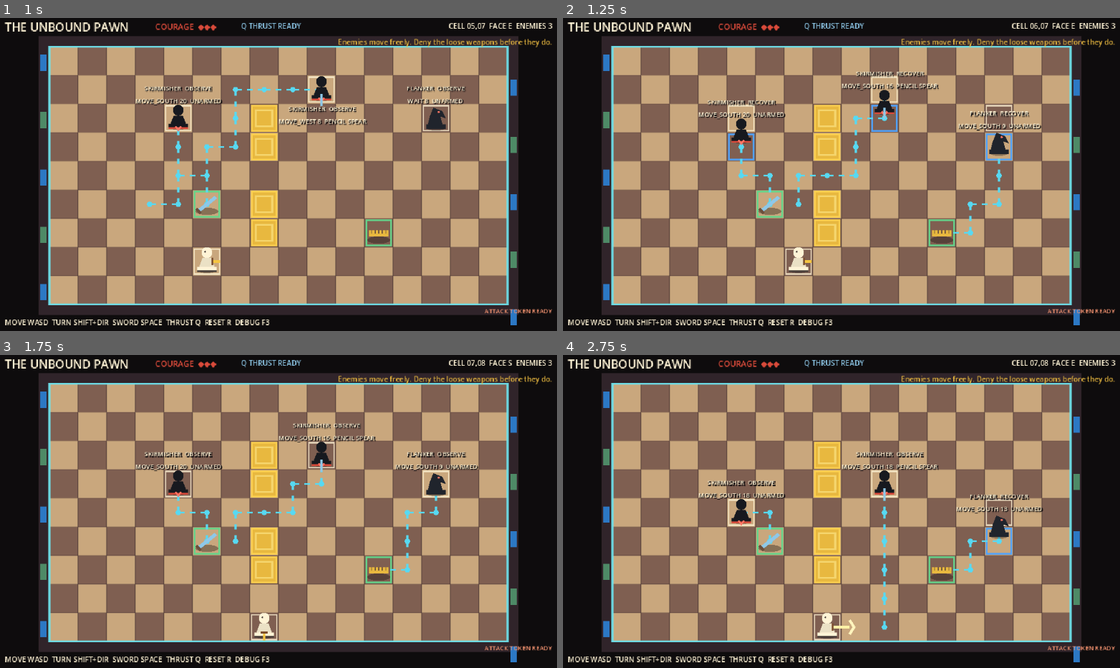
Above: before the commit, frames 1-4 (two rows, left to right).
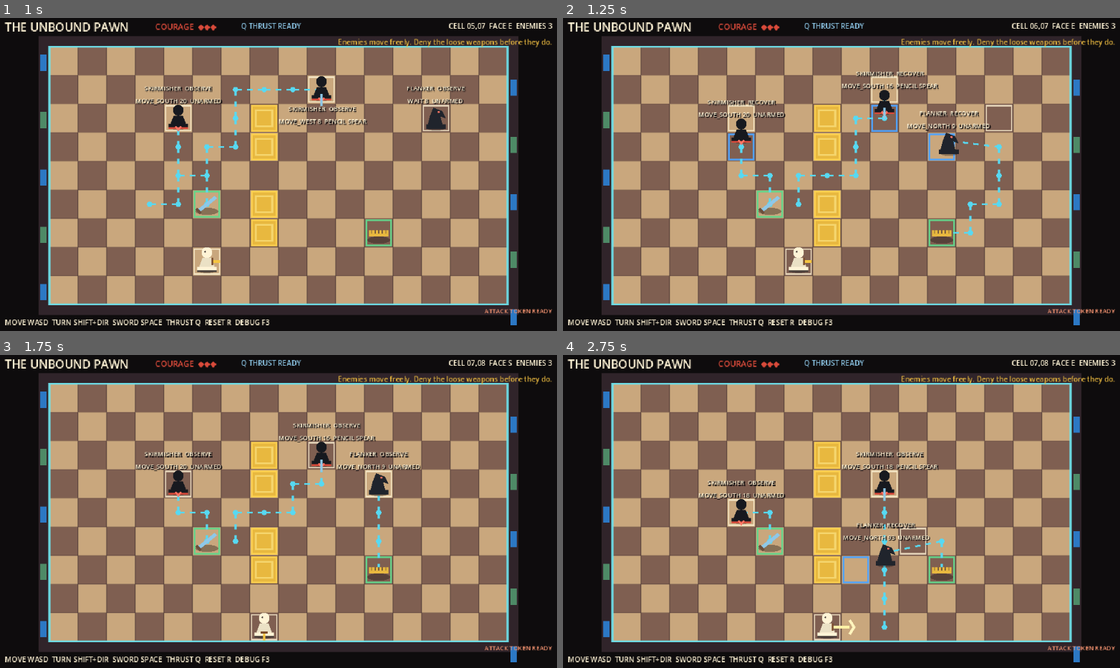
Above: after the commit, the same moments.

Repository: ThachCoder2k2/2d-hess-game-rpg
Game: Godot game, scene res://scenes/main.tscn
The game is run twice, just before and just after one commit, with the same random seed, the same clock (stepped at 60 frames per second) and the same inputs.
Inputs:
- Up to frame 1 (1 s): hold D (move_right) from 0.53 s (still down); tap Space (attack) at 0.6 s
- Up to frame 2 (1.25 s): keep holding D (move_right)
- Up to frame 3 (1.75 s): release D (move_right) at 1.28 s; hold S (move_down) from 1.28 s (still down); tap Space (attack) at 1.35 s
- Up to frame 4 (2.75 s): release S (move_down) at 2.03 s; hold D (move_right) from 2.03 s (still down); hold Shift (turn_mode) from 2.03 s (still down); tap Space (attack) at 2.3 s

Frame 1 is identical in both runs. In frame 2, 1.2% of the frame differs, in the area x 61-86%, y 29-46%; in frame 3, 1.4%; in frame 4, 1.6%, in the area x 50-87%, y 44-73%.

Commit message:
Fix knight L-shaped movement

Diff:
--- a/resources/movement/knight_standard.tres
+++ b/resources/movement/knight_standard.tres
@@ -9,3 +9,4 @@
 preferred_distance = 3
 path_memory_size = 6
 goal_commitment_decisions = 2
+allowed_directions = Array[Vector2i]([Vector2i(-2, -1), Vector2i(-2, 1), Vector2i(2, -1), Vector2i(2, 1), Vector2i(-1, -2), Vector2i(-1, 2), Vector2i(1, -2), Vector2i(1, 2)])
--- a/scripts/actors/free_enemy.gd
+++ b/scripts/actors/free_enemy.gd
@@ -68,6 +68,12 @@
 	recent_cells = [current_cell]
 	queue_redraw()
 	_update_debug_label()
+
+
+func setup(world: GridWorld, start_cell: Vector2i) -> bool:
+	_ensure_ai_data()
+	_ensure_step_tracking()
+	return super(world, start_cell)
 
 
 func set_debug_enabled(value: bool) -> void:
--- /dev/null
+++ b/tests/component_knight_movement_runtime_test.gd
@@ -0,0 +1,33 @@
+extends SceneTree
+
+
+func _init() -> void:
+	call_deferred("_run")
+
+
+func _run() -> void:
+	var world := GridWorld.new()
+	root.add_child(world)
+	var scene := load("res://scenes/actors/enemy_base.tscn") as PackedScene
+	var enemy := scene.instantiate() as EnemyActor
+	enemy.definition = load("res://resources/enemies/knight_tracker.tres") as EnemyDefinition
+	root.add_child(enemy)
+	var setup_ok := enemy.setup(world, Vector2i(5, 5))
+	var legal_moves := enemy.get_cardinal_move_options()
+	var expected_destination := Vector2i(7, 6)
+	var adjacent_destination := Vector2i(6, 5)
+	var step_ok := enemy.try_step(Vector2i(2, 1))
+	await enemy.step_finished
+	var succeeded := (
+		setup_ok
+		and expected_destination in legal_moves
+		and adjacent_destination not in legal_moves
+		and step_ok
+		and enemy.current_cell == expected_destination
+		and not enemy.is_moving
+		and world.actor_at(expected_destination) == enemy
+		and world.get_reservation_cells().is_empty()
+		and enemy.position == world.cell_to_world(expected_destination).round()
+	)
+	print("COMPONENT KNIGHT MOVEMENT TEST: %s" % ["PASS" if succeeded else "FAIL"])
+	quit(0 if succeeded else 1)
--- a/tests/run_tests.gd
+++ b/tests/run_tests.gd
@@ -78,6 +78,8 @@
 	_expect(Vector2i(10, 5) in knight.get_unarmed_attack_cells(), "knight includes a legal L-shaped target")
 	_expect(knight.definition != null and knight.definition.id == &"knight_tracker", "knight loads its editor definition")
 	_expect(knight.definition.validate().is_empty() and knight.archetype.role == &"flanker", "knight definition configures a valid flanker")
+	_expect(knight.definition.movement.allowed_directions.size() == 8, "knight movement config exposes eight L-shaped offsets")
+	_expect(Vector2i(2, 1) in knight.definition.movement.allowed_directions and Vector2i.RIGHT not in knight.definition.movement.allowed_directions, "knight movement config does not fall back to one-cell cardinal steps")
 
 	var armed_definition := load("res://resources/enemies/pawn_armed.tres") as EnemyDefinition
 	_expect(armed_definition.validate().is_empty(), "armed Pawn definition has no missing configuration")
@@ -171,6 +173,13 @@
 	var move_options := free_mover.get_cardinal_move_options()
 	_expect(move_options.size() == 4, "free-moving enemy generates four cardinal destinations")
 	_expect(Vector2i(12, 4) in move_options and Vector2i(13, 5) in move_options, "cardinal movement includes vertical and horizontal cells")
+	var knight_move_world := GridWorld.new()
+	root.add_child(knight_move_world)
+	var knight_mover := KnightEnemy.new()
+	root.add_child(knight_mover)
+	_expect(knight_mover.setup(knight_move_world, Vector2i(8, 4)), "knight mover registers")
+	var knight_move_options := knight_mover.get_cardinal_move_options()
+	_expect(Vector2i(10, 5) in knight_move_options and Vector2i(9, 4) not in knight_move_options, "knight legal moves use L-shaped destinations instead of pawn steps")
 	var turn_events := InputMap.action_get_events("turn_mode")
 	_expect(turn_events.size() == 1 and turn_events[0].as_text() == "Shift", "turn modifier is bound only to Shift")
 
Not shown, added: tests/component_knight_movement_runtime_test.gd.uid
